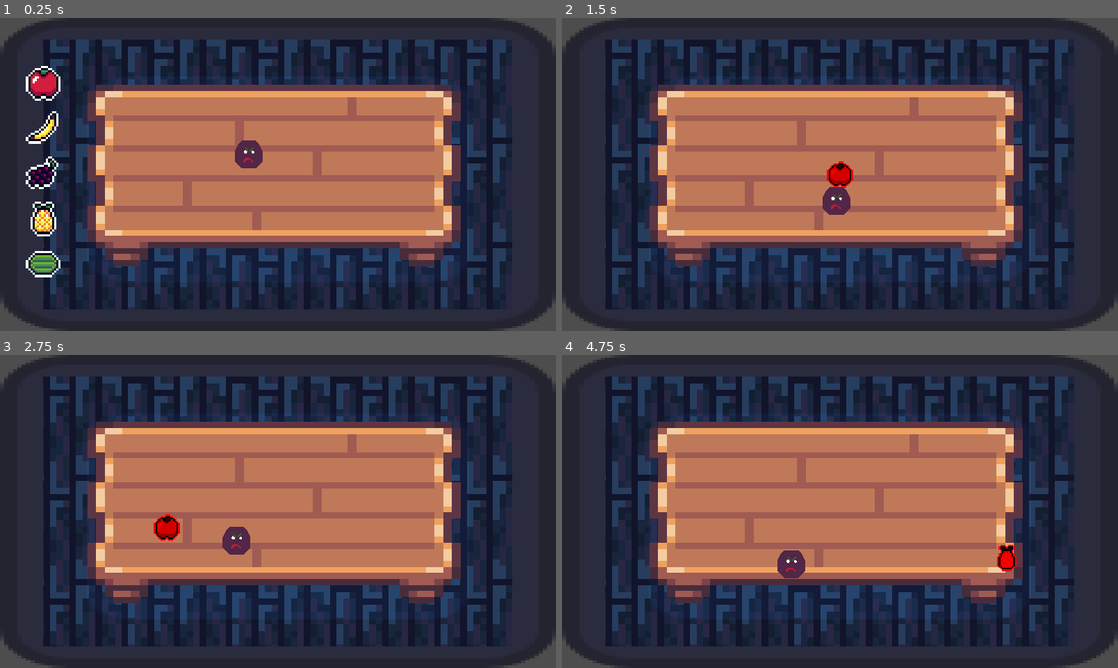
Above: before the commit, frames 1-4 (two rows, left to right).
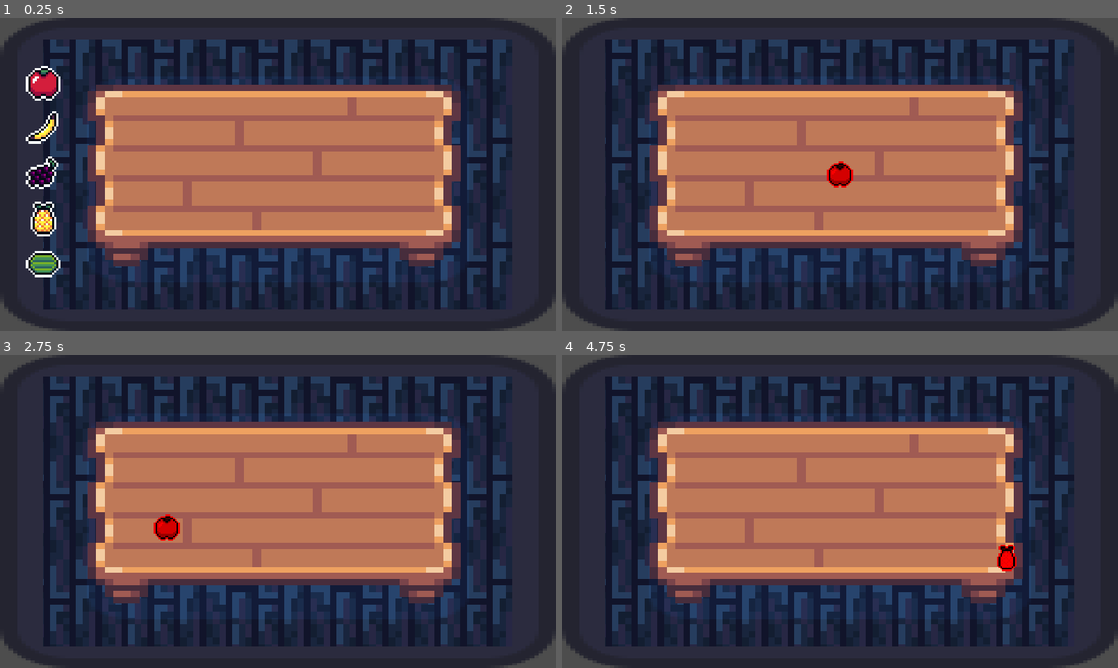
Above: after the commit, the same moments.

Repository: alexg-lviv/FruitTheNinja
Game: Godot game, scene res://src/GameField/MainScene.tscn
The game is run twice, just before and just after one commit, with the same random seed, the same clock (stepped at 60 frames per second) and the same inputs. The engine's default icon, where the game draws it, is replaced by a stand-in: a white triangle on a blue panel in a dark square.
Inputs (mouse positions are in pixels of both pictures, inside the frame that each line leads up to):
- Up to frame 1 (0.25 s): no input
- Up to frame 2 (1.5 s): click (606, 83) at 0.5 s; move the mouse to (840, 174) at 1.27 s; press the mouse at (840, 174) at 1.28 s
- Up to frame 3 (2.75 s): move the mouse to (166, 527) at 2.02 s; release the mouse at (166, 527) at 2.03 s; tap 1 (launch_apple) at 2.1 s; click (166, 527) at 2.17 s
- Up to frame 4 (4.75 s): move the mouse to (895, 442) at 2.77 s; tap 2 (launch_banana) at 2.85 s; click (895, 442) at 2.92 s; move the mouse to (812, 574) at 3.52 s; tap 3 (launch_grape) at 3.6 s; click (812, 574) at 3.67 s; move the mouse to (1006, 558) at 4.27 s; tap 4 (launch_pineapple) at 4.35 s; click (1006, 558) at 4.42 s

The runs differ from the first frame. In frame 1, 0.4% of the frame differs, in the area x 42-48%, y 39-48%; in frame 2, 0.4%; in frame 3, 0.4%; in frame 4, 0.4%.

Commit message:
Add watermelon bounce logc

Diff:
--- a/src/GameField/MainScene.tscn
+++ b/src/GameField/MainScene.tscn
@@ -6,6 +6,25 @@
 [ext_resource type="Texture2D" uid="uid://gr8j8k68ub8o" path="res://assets/backgrounds/table.png" id="4_ixhuf"]
 [ext_resource type="PackedScene" uid="uid://ulydrceem7fg" path="res://src/UI/ProjectileButt.tscn" id="4_p185g"]
 [ext_resource type="PackedScene" uid="uid://meav3ml5vmta" path="res://src/AiAgent/Player.tscn" id="5_7y0iy"]
+
+[sub_resource type="RectangleShape2D" id="RectangleShape2D_upxvy"]
+resource_local_to_scene = true
+size = Vector2(864, 20)
+
+[sub_resource type="RectangleShape2D" id="RectangleShape2D_1w3m6"]
+resource_local_to_scene = true
+size = Vector2(864, 20)
+
+[sub_resource type="RectangleShape2D" id="RectangleShape2D_x7ff7"]
+resource_local_to_scene = true
+size = Vector2(32, 356)
+
+[sub_resource type="RectangleShape2D" id="RectangleShape2D_7aihe"]
+resource_local_to_scene = true
+size = Vector2(32, 356)
+
+[sub_resource type="RectangleShape2D" id="RectangleShape2D_2hwli"]
+size = Vector2(730, 272)
 
 [node name="MainScene" type="Control"]
 layout_mode = 3
@@ -107,4 +126,47 @@
 [node name="Projectiles" type="Node2D" parent="."]
 
 [node name="Player" parent="." instance=ExtResource("5_7y0iy")]
+visible = false
 position = Vector2(548, 314)
+
+[node name="Bounds" type="Node2D" parent="."]
+
+[node name="Top" type="Area2D" parent="Bounds"]
+collision_layer = 4
+collision_mask = 2
+
+[node name="CollisionShape2D" type="CollisionShape2D" parent="Bounds/Top"]
+position = Vector2(627, 168)
+shape = SubResource("RectangleShape2D_upxvy")
+
+[node name="Bottom" type="Area2D" parent="Bounds"]
+collision_layer = 4
+collision_mask = 2
+
+[node name="CollisionShape2D" type="CollisionShape2D" parent="Bounds/Bottom"]
+position = Vector2(627, 514)
+shape = SubResource("RectangleShape2D_1w3m6")
+
+[node name="Right" type="Area2D" parent="Bounds"]
+collision_layer = 4
+collision_mask = 2
+
+[node name="CollisionShape2D" type="CollisionShape2D" parent="Bounds/Right"]
+position = Vector2(1034, 345)
+shape = SubResource("RectangleShape2D_x7ff7")
+
+[node name="Left" type="Area2D" parent="Bounds"]
+collision_layer = 4
+collision_mask = 2
+
+[node name="CollisionShape2D" type="CollisionShape2D" parent="Bounds/Left"]
+position = Vector2(228, 345)
+shape = SubResource("RectangleShape2D_7aihe")
+
+[node name="FieldArea" type="Area2D" parent="."]
+collision_layer = 0
+collision_mask = 2
+
+[node name="CollisionShape2D" type="CollisionShape2D" parent="FieldArea"]
+position = Vector2(630, 341)
+shape = SubResource("RectangleShape2D_2hwli")
--- a/src/Projectiles/Projectile.gd
+++ b/src/Projectiles/Projectile.gd
@@ -10,15 +10,19 @@
 var size = 1.0
 var is_dead = false
 var is_finished_dying: bool = false;
+var on_field = false
 
 @onready var AnimPlayer: AnimationPlayer = get_node("AnimationPlayer")
 @onready var DeathTimer: Timer = get_node("DeathTimer")
+@onready var FieldArea: Area2D = get_tree().get_current_scene().get_node("FieldArea")
 
 # For calculating trajectory based on elapsed time
 var elapsed_time = 0
 
 func _ready():
 	size = $CollisionShape2D.shape.radius
+	if FieldArea != null:
+		FieldArea.connect("area_entered", _on_field_area_area_entered)
 
 func _process(delta):
 	elapsed_time += delta
@@ -56,3 +60,6 @@
 
 func _on_visible_on_screen_notifier_2d_screen_exited():
 	queue_free()
+
+func _on_field_area_area_entered(area: Area2D):
+	on_field = true
--- a/src/Projectiles/Projectile.tscn
+++ b/src/Projectiles/Projectile.tscn
@@ -4,7 +4,7 @@
 [ext_resource type="Texture2D" uid="uid://bw4ti7ji6xg16" path="res://icon.svg" id="2_s0yao"]
 
 [sub_resource type="CircleShape2D" id="CircleShape2D_u3las"]
-radius = 6.0
+radius = 29.0172
 
 [sub_resource type="Animation" id="Animation_wfxei"]
 resource_name = "simple_death"
@@ -28,6 +28,8 @@
 }
 
 [node name="Projectile" type="Area2D"]
+collision_layer = 2
+collision_mask = 4
 script = ExtResource("1_8jjan")
 
 [node name="CollisionShape2D" type="CollisionShape2D" parent="."]
--- a/src/Projectiles/Watermelon/Watermelon.gd
+++ b/src/Projectiles/Watermelon/Watermelon.gd
@@ -2,8 +2,21 @@
 
 class_name Watermelon
 
+var bounce_count = 0
+
 func _ready():
 	super._ready()
 
-func update_position(delta):
-	super.update_position(delta)
+func handle_logic():
+	if bounce_count >= 5:
+		die()
+
+func _on_area_entered(area: Area2D):
+	if on_field:
+		match area.name:
+			"Top", "Bottom":
+				direction.y *= -1
+			"Left", "Right":
+				direction.x *= -1
+				rotation_speed *= -1
+		bounce_count += 1
--- a/src/Projectiles/Watermelon/Watermelon.tscn
+++ b/src/Projectiles/Watermelon/Watermelon.tscn
@@ -11,3 +11,5 @@
 [node name="Sprite2D" parent="." index="1"]
 scale = Vector2(3.625, 3.625)
 texture = ExtResource("3_oomir")
+
+[connection signal="area_entered" from="." to="." method="_on_area_entered"]
Not shown: 1 places in src/GameField/MainScene.tscn that only renumber resources
